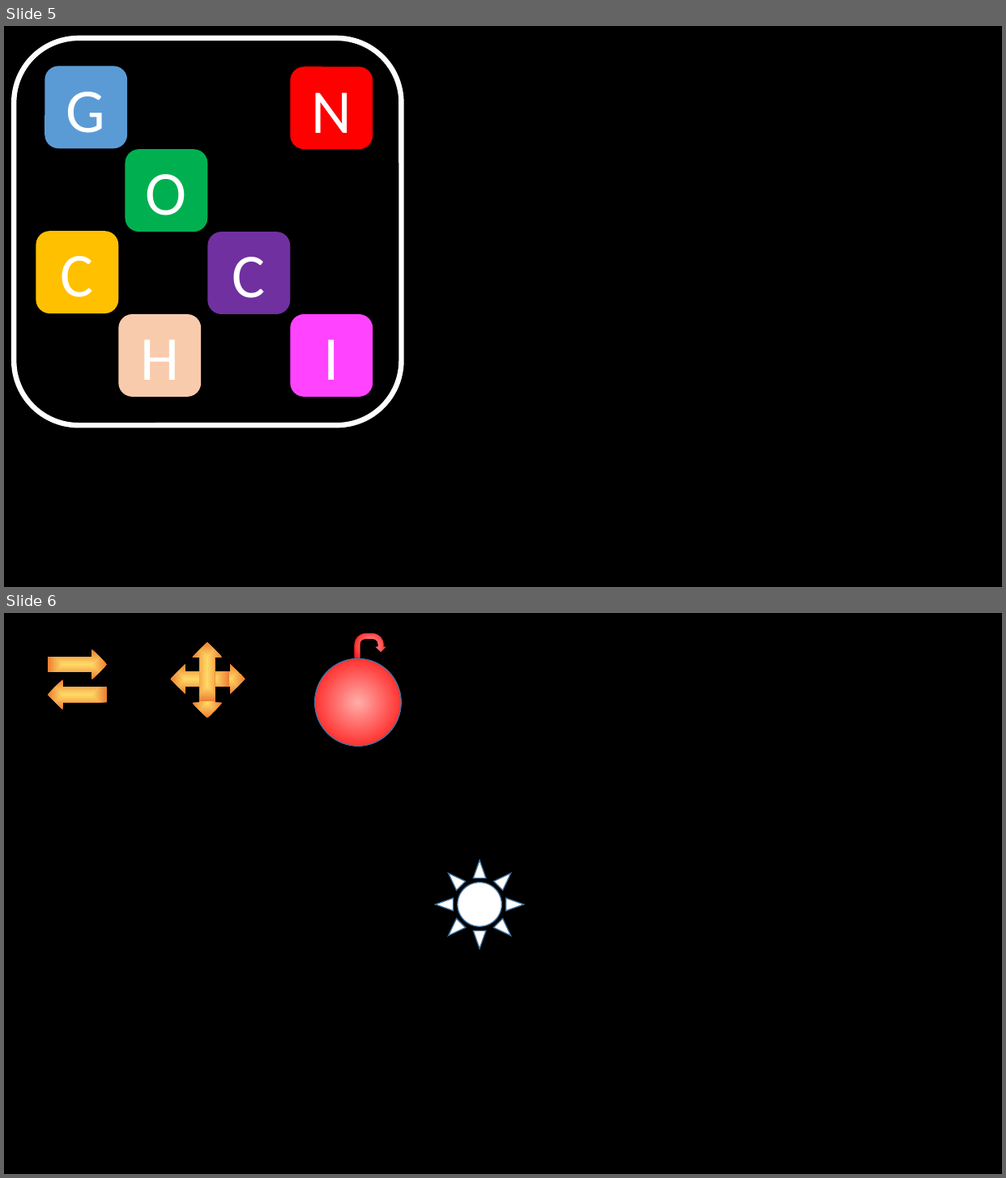
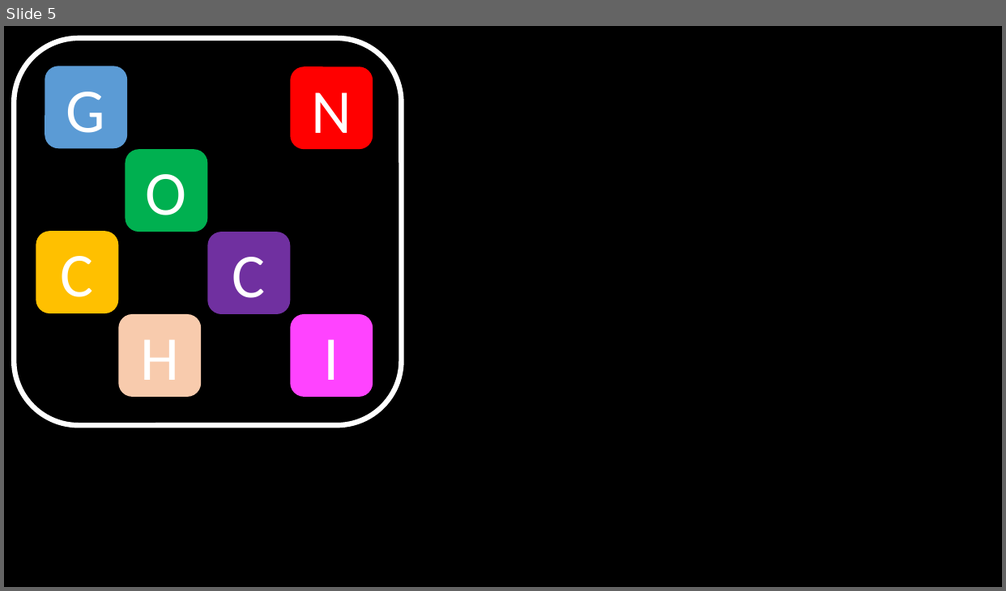
Before and after one commit to DanGrew/Gnocchi, a slide deck: gnocchi/src/uk/dangrew/gnocchi/ui/resources/grid-icons.pptx. Shown one above the other, each under a label of ours: slides 5 and 6 before the commit, slide 5 after it. The pictures are 1006x1178 and 1006x591 pixels, drawn with LibreOffice and Linux fonts; fonts in the diff are those of the drawing. Boxes give left, top, right and bottom in pixels: in the first picture for what was removed or moved away, otherwise in the second. Text is boxed around its words. In the diff, an @@ line names an element or a change of style, - is before the commit and + after.

```diff
--- a/gnocchi/src/uk/dangrew/gnocchi/ui/resources/grid-icons.pptx
+++ b/gnocchi/src/uk/dangrew/gnocchi/ui/resources/grid-icons.pptx
@@ slide 6 removed at bbox=[4, 613, 1002, 1174], background #000000 @@
@@ uturn arrow removed at bbox=[354, 632, 387, 659] @@
@@ right arrow removed at bbox=[48, 649, 107, 679] @@
@@ right arrow removed at bbox=[192, 659, 222, 718] @@
@@ right arrow removed at bbox=[192, 642, 222, 701] @@
@@ ellipse removed at bbox=[315, 658, 401, 747] @@
@@ right arrow removed at bbox=[48, 679, 107, 709] @@
@@ right arrow removed at bbox=[170, 664, 229, 694] @@
@@ right arrow removed at bbox=[186, 664, 245, 694] @@
@@ sun removed at bbox=[435, 861, 523, 949] @@
```
Also in this commit, not shown: 2 slides added, 42 other files.
